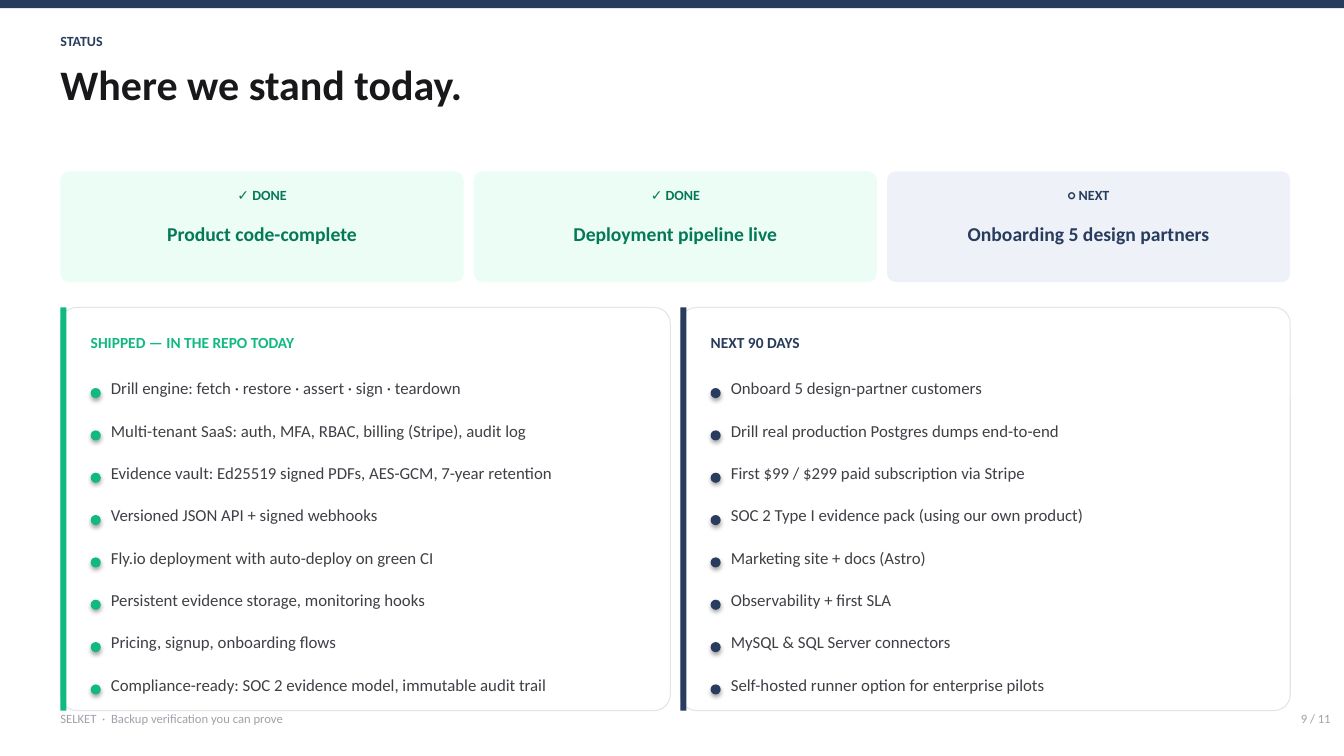
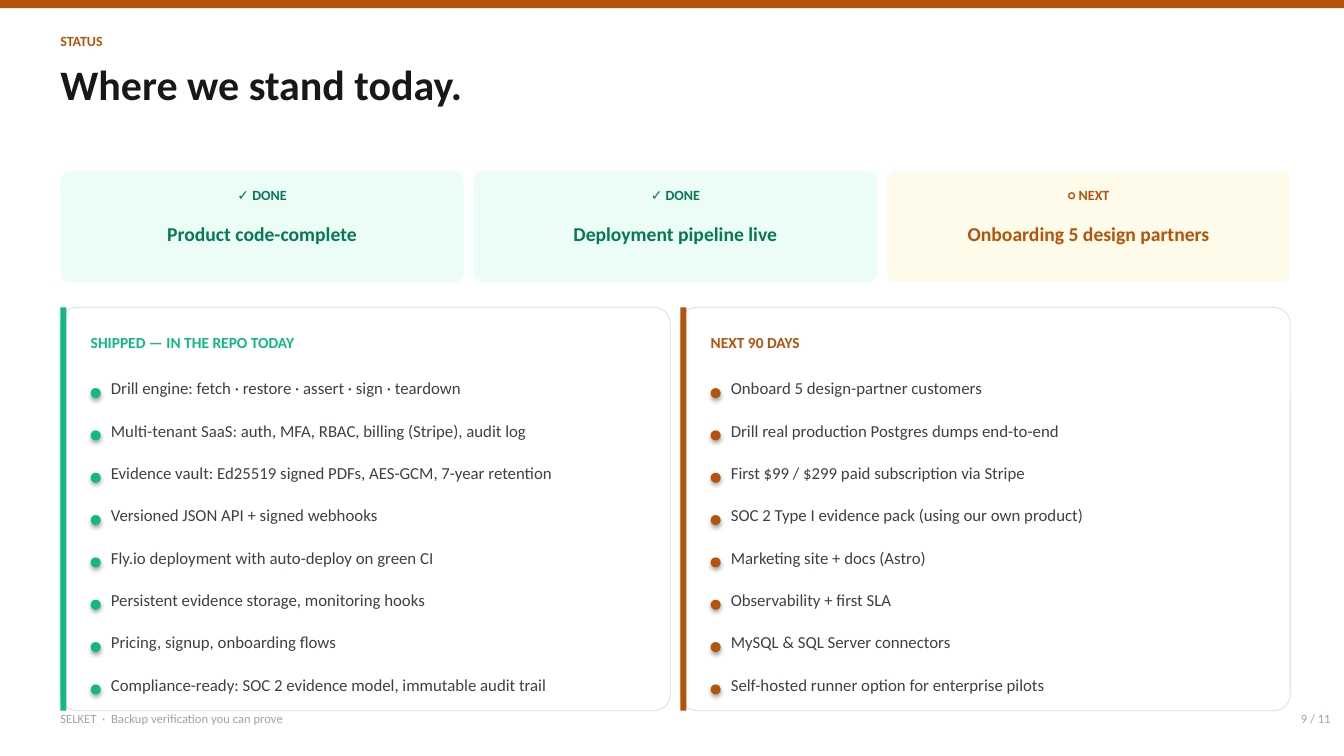
Before and after one commit to PreShotCome/Dokas, a slide deck: slide 9 of docs/presentations/Selket_Investor_Deck.pptx. Drawn at 1344x756 pixels with LibreOffice and Linux fonts; fonts in the diff are those of the drawing. Boxes give left, top, right and bottom in pixels: in the first picture for what was removed or moved away, otherwise in the second. Text is boxed around its words. In the diff, an @@ line names an element or a change of style, - is before the commit and + after.

```diff
--- a/docs/presentations/Selket_Investor_Deck.pptx
+++ b/docs/presentations/Selket_Investor_Deck.pptx
@@ rounded rectangle at bbox=[887, 171, 1291, 282]: fill #EEF2F8 to #FFFBEB @@
@@ text colour #283C5D to #B45309 in 4 elements at bbox=[60, 37, 102, 46], bbox=[1079, 191, 1110, 200], bbox=[968, 227, 1209, 245], bbox=[711, 338, 800, 348] @@
@@ fill #283C5D to #B45309 in 10 elements at bbox=[0, 0, 1344, 8], bbox=[681, 308, 687, 711], bbox=[711, 388, 721, 398], bbox=[711, 431, 721, 441], bbox=[711, 473, 721, 483], bbox=[711, 515, 721, 525], bbox=[711, 558, 721, 568], bbox=[711, 600, 721, 610], bbox=[711, 642, 721, 652], bbox=[711, 685, 721, 695] @@
```
Also in this commit, not shown: 10 other slides changed, 6 other files.
